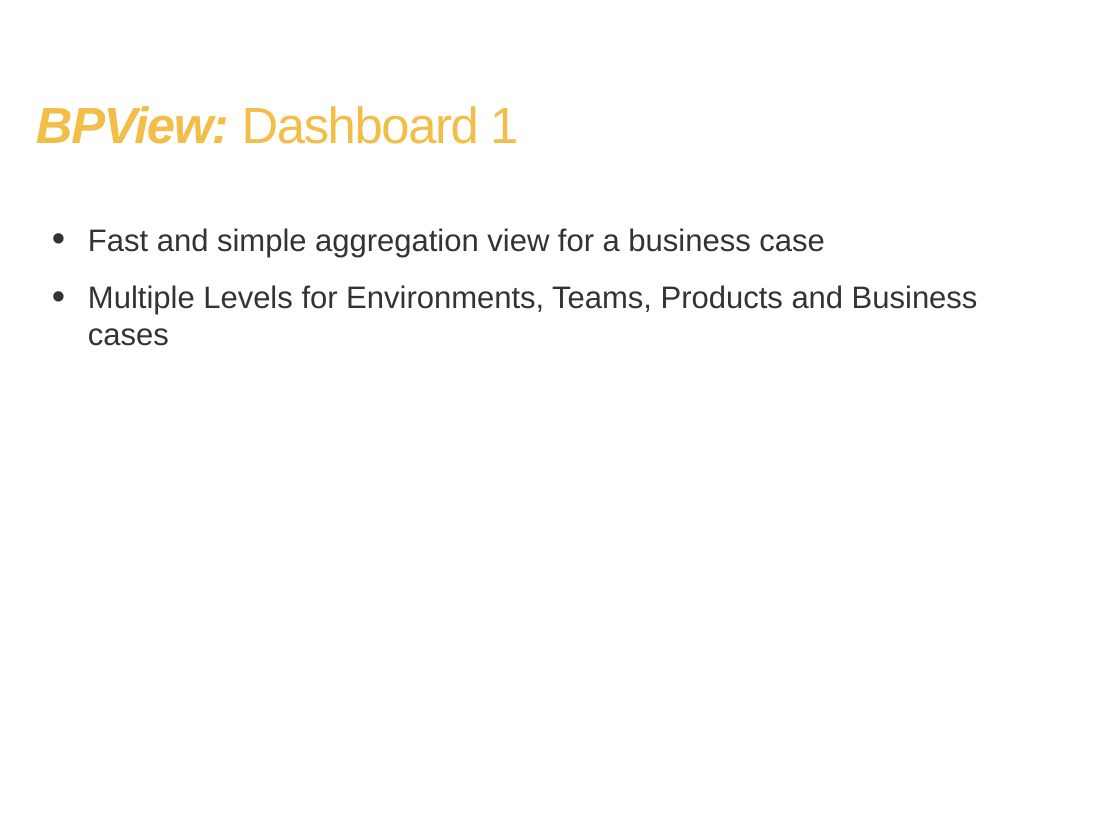
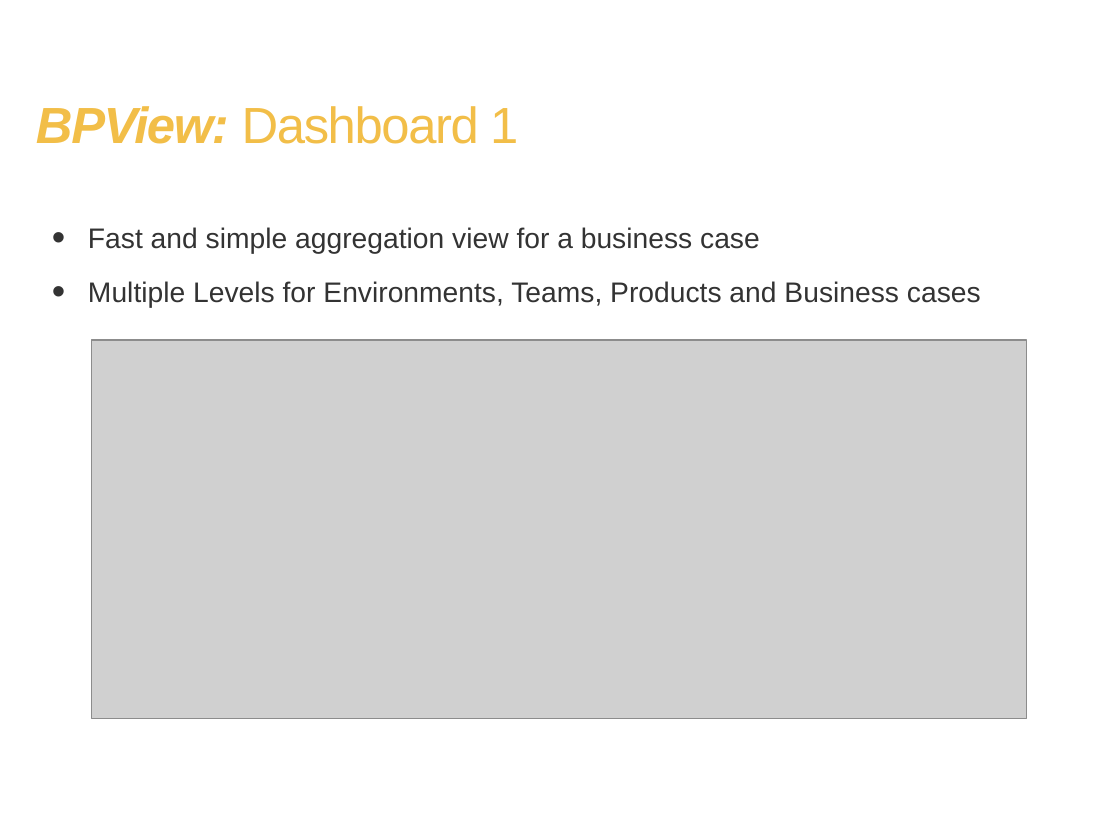
Before and after one commit to BPView/BPView, a slide deck: slide 3 of docs/BPView - The_Project.odp. Drawn at 1120x840 pixels with LibreOffice and Linux fonts; fonts in the diff are those of the drawing; grey boxes stand for pictures; background and template pictures are left out. Boxes give left, top, right and bottom in pixels: in the first picture for what was removed or moved away, otherwise in the second. Text is boxed around its words. In the diff, an @@ line names an element or a change of style, - is before the commit and + after.

```diff
--- a/docs/BPView - The_Project.odp
+++ b/docs/BPView - The_Project.odp
@@ text "Fast and simple aggregation view ..." at bbox=[88, 227, 981, 308]: size 22 to 20 pt @@
@@ picture added at bbox=[92, 340, 1028, 720] @@
```
Also in this commit, not shown: 1 other slide changed, 1 other file.
